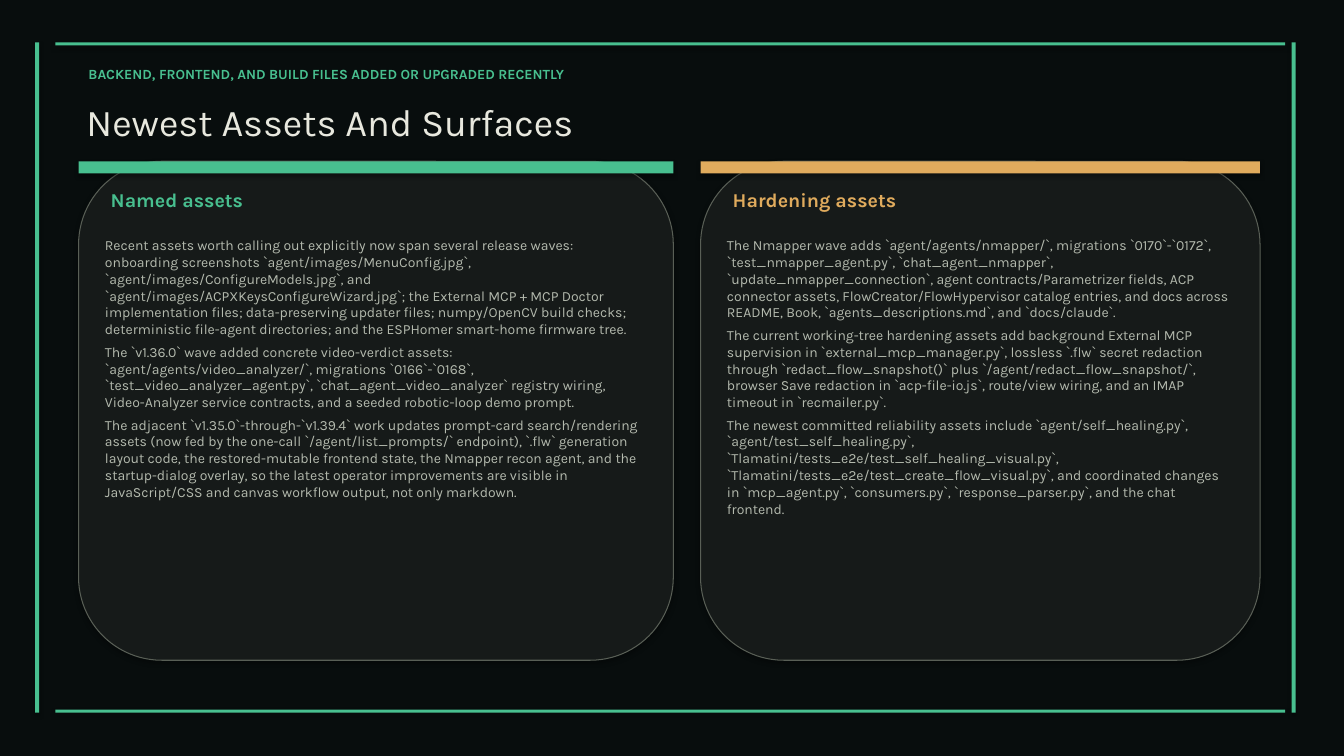
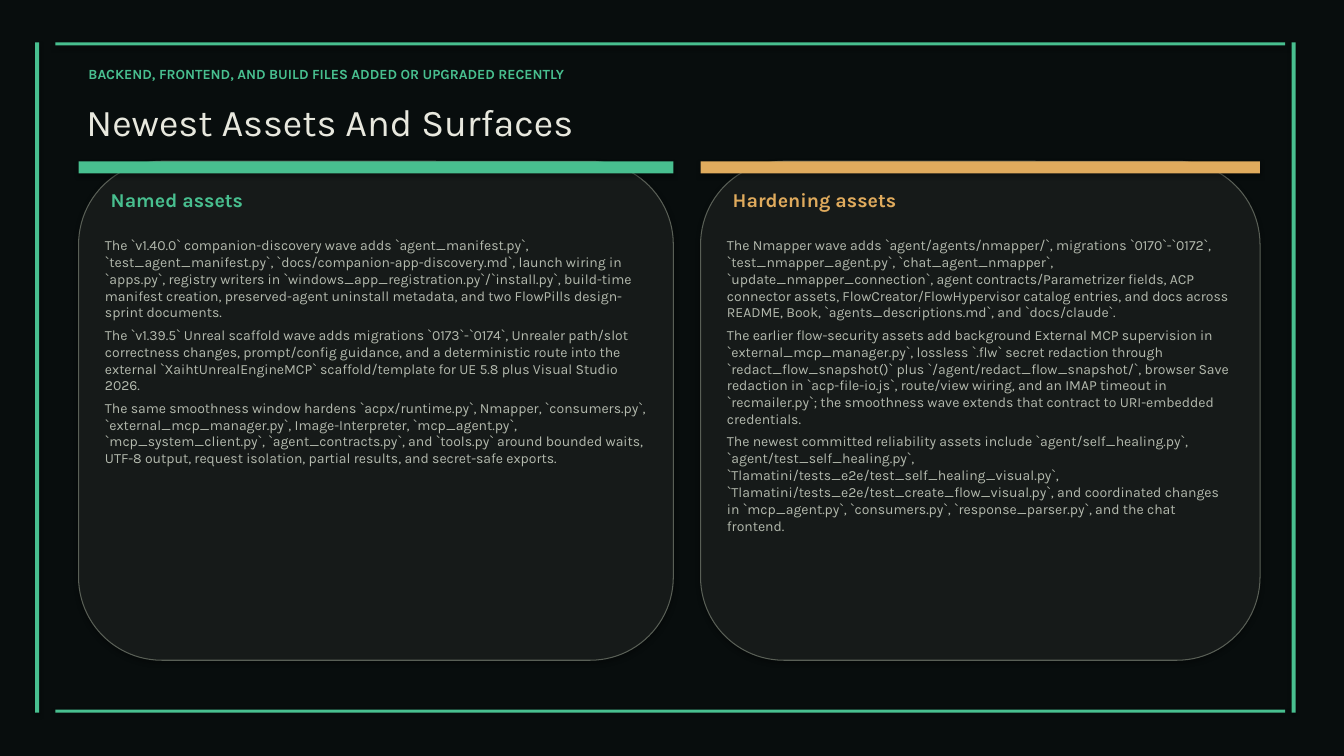
Before and after one commit to XAIHT/Tlamatini, a slide deck: slide 47 of Tlamatini_eXtended_Artificial_Intelligence_Humanly_Tempered.pptx (slide 45 before the commit). Drawn at 1344x756 pixels with LibreOffice and Linux fonts; fonts in the diff are those of the drawing. Boxes give left, top, right and bottom in pixels: in the first picture for what was removed or moved away, otherwise in the second. Text is boxed around its words. In the diff, an @@ line names an element or a change of style, - is before the commit and + after.

Commit message:
Bumped docs to version 1.40.0, by angelahack1

```diff
--- a/Tlamatini_eXtended_Artificial_Intelligence_Humanly_Tempered.pptx
+++ b/Tlamatini_eXtended_Artificial_Intelligence_Humanly_Tempered.pptx
@@ text at box(105, 239, 646, 467): text changed @@
-Recent assets worth calling out explicitly now span several release waves: onboarding screenshots `agent/images/MenuConfig.jpg`, `agent/images/ConfigureModels.jpg`, and `agent/images/ACPXKeysConfigureWizard.jpg`; the External MCP + MCP Doctor implementation files; data-preserving updater files; numpy/OpenCV build checks; deterministic file-agent directories; and the ESPHomer smart-home firmware tree.
-The `v1.36.0` wave added concrete video-verdict assets: `agent/agents/video_analyzer/`, migrations `0166`-`0168`, `test_video_analyzer_agent.py`, `chat_agent_video_analyzer` registry wiring, Video-Analyzer service contracts, and a seeded robotic-loop demo prompt.
-The adjacent `v1.35.0`-through-`v1.39.4` work updates prompt-card search/rendering assets (now fed by the one-call `/agent/list_prompts/` endpoint), `.flw` generation layout code, the restored-mutable frontend state, the Nmapper recon agent, and the startup-dialog overlay, so the latest operator improvements are visible in JavaScript/CSS and canvas workflow output, not only markdown.
+The `v1.40.0` companion-discovery wave adds `agent_manifest.py`, `test_agent_manifest.py`, `docs/companion-app-discovery.md`, launch wiring in `apps.py`, registry writers in `windows_app_registration.py`/`install.py`, build-time manifest creation, preserved-agent uninstall metadata, and two FlowPills design-sprint documents.
+The `v1.39.5` Unreal scaffold wave adds migrations `0173`-`0174`, Unrealer path/slot correctness changes, prompt/config guidance, and a deterministic route into the external `XaihtUnrealEngineMCP` scaffold/template for UE 5.8 plus Visual Studio 2026.
+The same smoothness window hardens `acpx/runtime.py`, Nmapper, `consumers.py`, `external_mcp_manager.py`, Image-Interpreter, `mcp_agent.py`, `mcp_system_client.py`, `agent_contracts.py`, and `tools.py` around bounded waits, UTF-8 output, request isolation, partial results, and secret-safe exports.
@@ text at box(727, 330, 1229, 424): text changed @@
-The current working-tree hardening assets add background External MCP supervision in `external_mcp_manager.py`, lossless `.flw` secret redaction through `redact_flow_snapshot()` plus `/agent/redact_flow_snapshot/`, browser Save redaction in `acp-file-io.js`, route/view wiring, and an IMAP timeout in `recmailer.py`.
+The earlier flow-security assets add background External MCP supervision in `external_mcp_manager.py`, lossless `.flw` secret redaction through `redact_flow_snapshot()` plus `/agent/redact_flow_snapshot/`, browser Save redaction in `acp-file-io.js`, route/view wiring, and an IMAP timeout in `recmailer.py`; the smoothness wave extends that contract to URI-embedded credentials.
```
Also in this commit, not shown: 50 other slides changed, 10 slides added, 3 slides removed, 2 other files.
